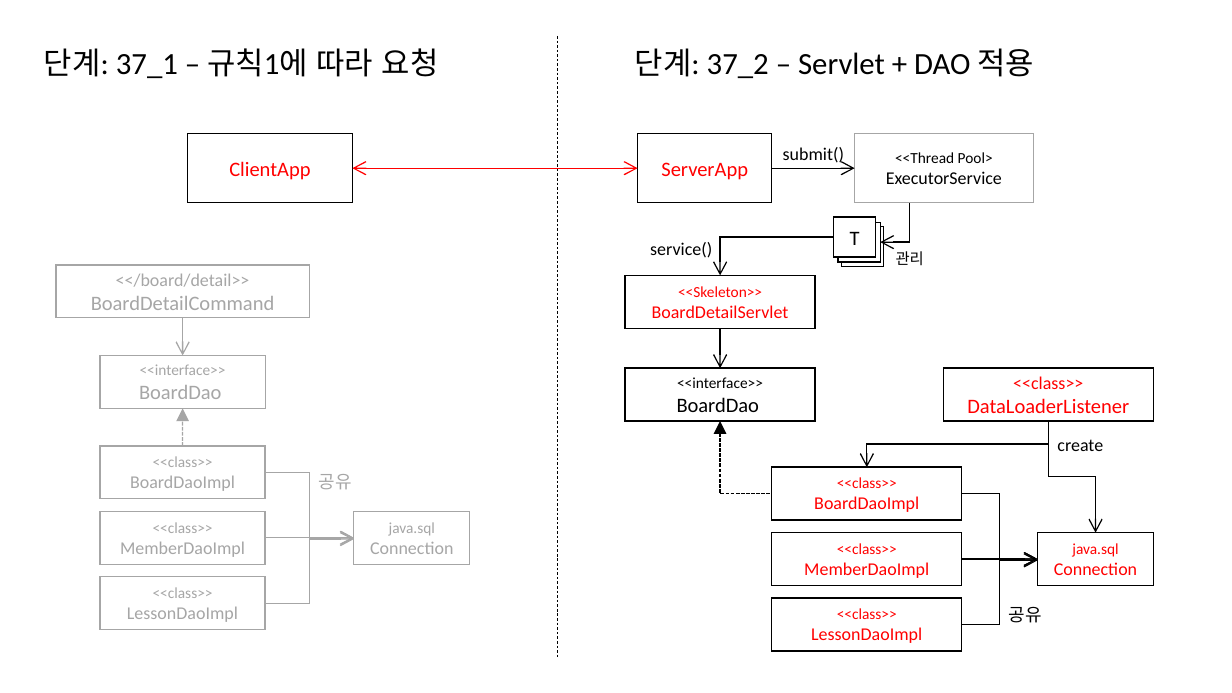
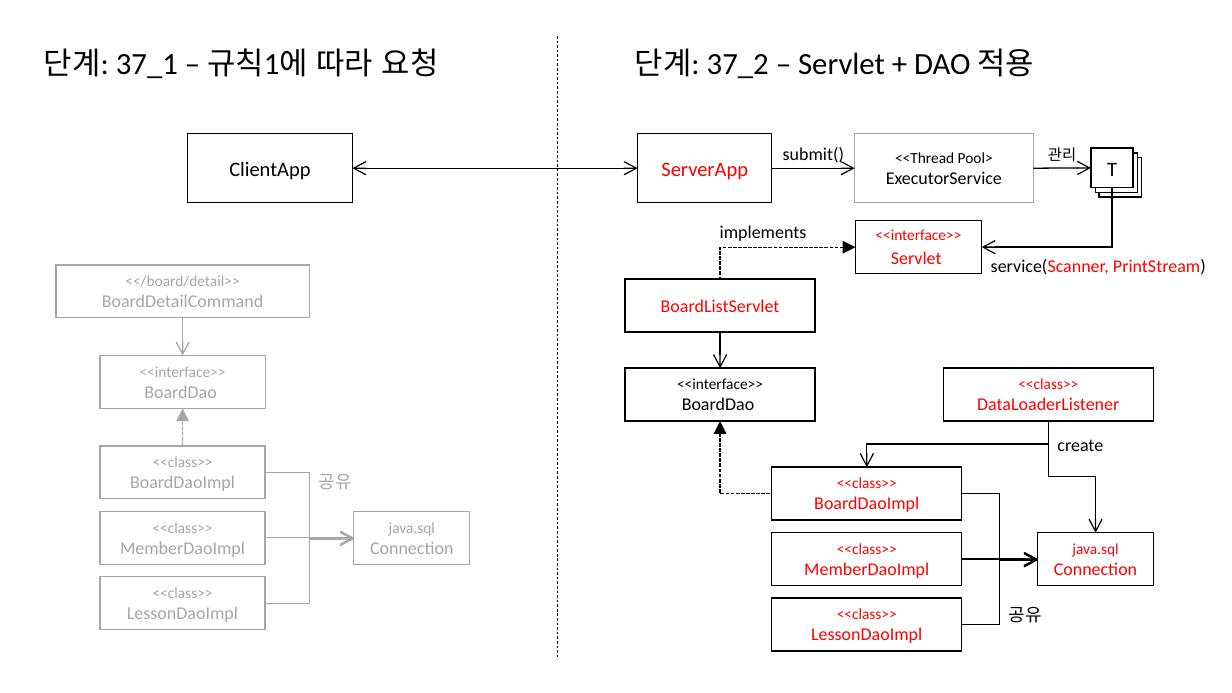
Before and after one commit to eomjinyoung/bitcamp-20191202, a slide deck: slide 51 of ClassDiagram.pptx. Drawn at 1232x693 pixels with LibreOffice and Linux fonts; fonts in the diff are those of the drawing. Boxes give left, top, right and bottom in pixels: in the first picture for what was removed or moved away, otherwise in the second. Text is boxed around its words. In the diff, an @@ line names an element or a change of style, - is before the commit and + after.

```diff
--- a/ClassDiagram.pptx
+++ b/ClassDiagram.pptx
@@ rectangle "ClientApp" at (188, 134, 353, 202): text colour #FF0000 to #000000 @@
@@ text "관리": place and size @@
-text "관리" at (896, 251, 924, 265)
+text "관리" at (1048, 147, 1076, 162)
@@ rectangle "T": place and size @@
-rectangle "T" at (834, 217, 876, 257)
+rectangle "T" at (1092, 148, 1134, 188)
@@ double arrow (352, 168) - (638, 168): stroke #FF0000 1 pt to #000000 1 pt @@
@@ arrow added from (1033, 168) to (1092, 168), #000000 1 pt @@
@@ rectangle "T": place and size @@
-rectangle "T" at (838, 222, 881, 262)
+rectangle "T" at (1096, 153, 1139, 193)
@@ rectangle "T": place and size @@
-rectangle "T" at (842, 226, 884, 266)
+rectangle "T" at (1099, 157, 1141, 197)
@@ elbow arrow moved from (909, 203) - (881, 242) to (1113, 188) - (982, 247) @@
@@ text added at (720, 225, 807, 241), 14 pt, text #000000 @@
+implements
@@ rectangle added at (856, 221, 982, 274), outline #000000 1 pt, 12 pt, text #FF0000 @@
+<<interface>>
+Servlet
@@ rectangle "<</board/detail>>" at (56, 265, 310, 318): size 14 to 12 pt in "<</board/detail>>"; size 16 to 14 pt in "BoardDetailCommand" @@
@@ elbow arrow moved from (834, 238) - (720, 275) to (856, 247) - (720, 279) @@
@@ elbow arrow (856, 247) - (720, 279): stroke #000000 1 pt to #000000 1 pt dashed; arrowheads changed @@
@@ text at (991, 259, 1206, 275): text changed; text colour #000000 to #FF0000 @@
-service()
+service(Scanner, PrintStream)
@@ rectangle "BoardListServlet": place and size @@
-rectangle "BoardListServlet" at (626, 275, 816, 328)
+rectangle "BoardListServlet" at (626, 279, 816, 332)
@@ text in rectangle at (661, 299, 780, 312): text changed @@
-<<Skeleton>>
-BoardDetailServlet
+BoardListServlet
@@ rectangle "<<interface>>" at (100, 356, 265, 409): size 16 to 14 pt in "BoardDao" @@
@@ arrow moved from (720, 328) - (720, 368) to (720, 332) - (720, 368) @@
@@ rectangle "<<class>>" at (944, 368, 1154, 421): size 14 to 12 pt in "<<class>>"; size 16 to 14 pt in "DataLoaderListener" @@
@@ text in rectangle at (682, 397, 754, 410): size 16 to 14 pt in "BoardDao" @@
```
Also in this commit, not shown: 1 other slide changed, 3 slides added, 1 other file.
